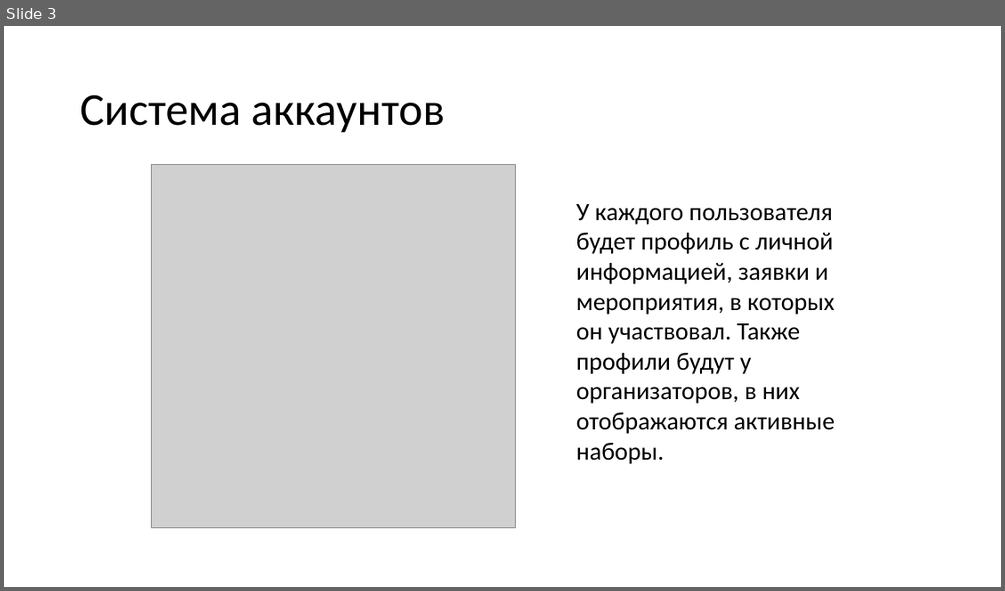
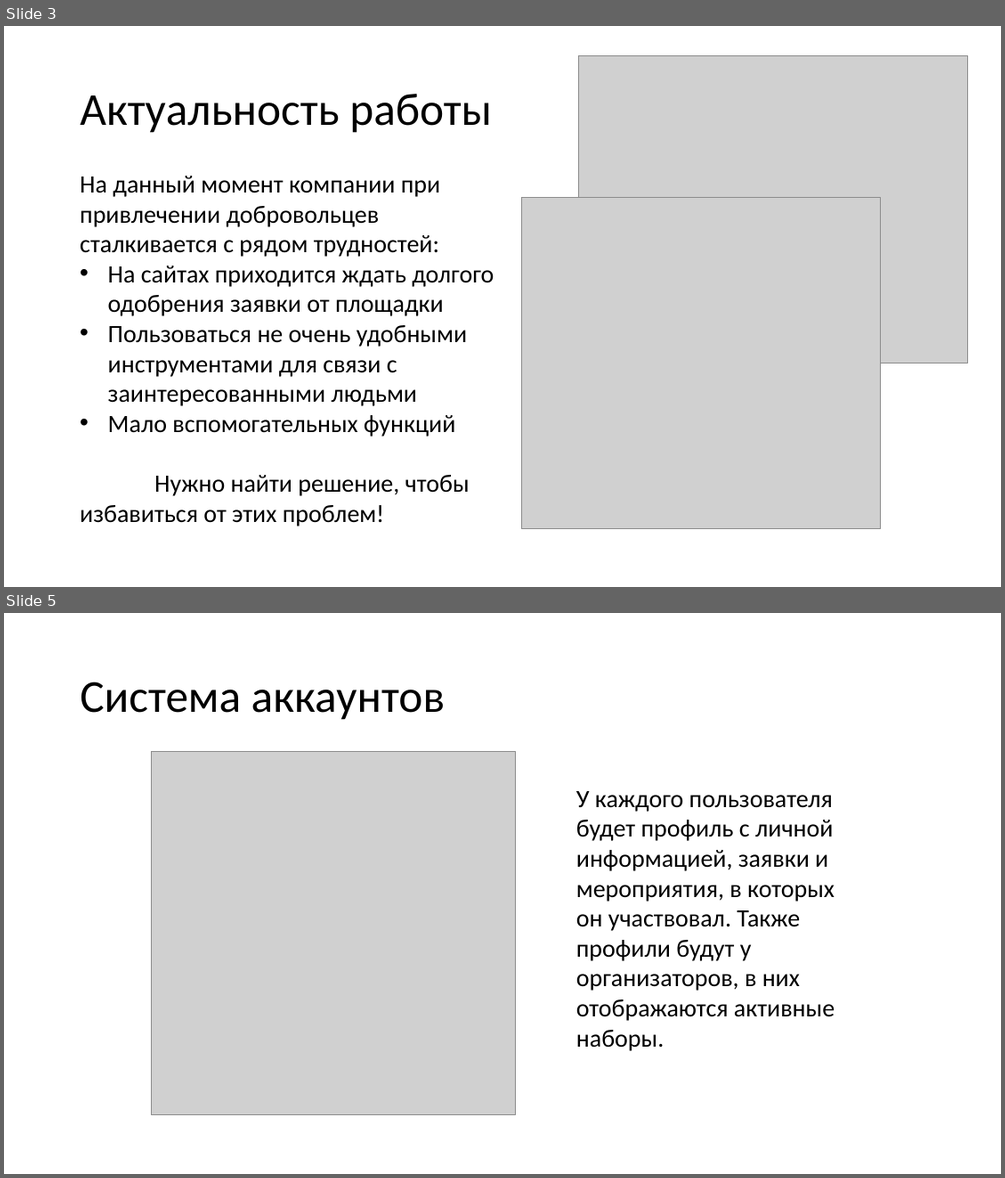
Before and after one commit to DaryaHomyak/VolunteerSearch, a slide deck: VolunteerSeach.pptx. Shown one above the other, each under a label of ours: slide 3 before the commit, slides 3 and 5 after it; the slides between them are not shown. The pictures are 1005x591 and 1005x1178 pixels, drawn with LibreOffice and Linux fonts; fonts in the diff are those of the drawing; grey boxes stand for pictures; background and template pictures are left out. Boxes give left, top, right and bottom in pixels: in the first picture for what was removed or moved away, otherwise in the second. Text is boxed around its words. In the diff, an @@ line names an element or a change of style, - is before the commit and + after.

```diff
--- a/VolunteerSeach.pptx
+++ b/VolunteerSeach.pptx
@@ slide 3 added at [4, 26, 1001, 587], background picture (left out) @@
@@ picture added at [578, 56, 968, 363] @@
@@ title added at [80, 94, 492, 133], 44 pt, text #000000 @@
+Актуальность работы
@@ text added at [80, 176, 494, 526], 24 pt, text #000000 @@
+На данный момент компании при привлечении добровольцев сталкивается с рядом трудностей:
+• На сайтах приходится ждать долгого одобрения заявки от площадки
+• Пользоваться не очень удобными инструментами для связи с заинтересованными людьми
+• Мало вспомогательных функций
+Нужно найти решение, чтобы избавиться от этих проблем!
@@ picture added at [521, 197, 881, 529] @@
@@ what was slide 3 is now slide 5 @@
```
Also in this commit, not shown: 4 slides changed, 4 other slides added, 1 slide removed.
